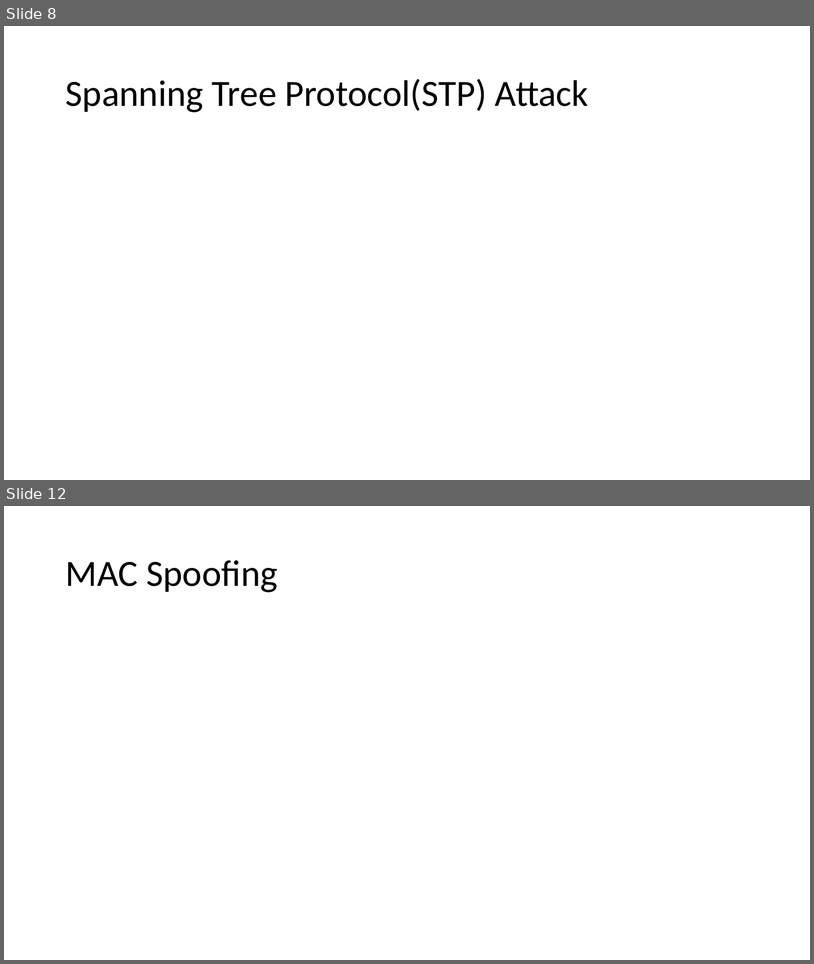
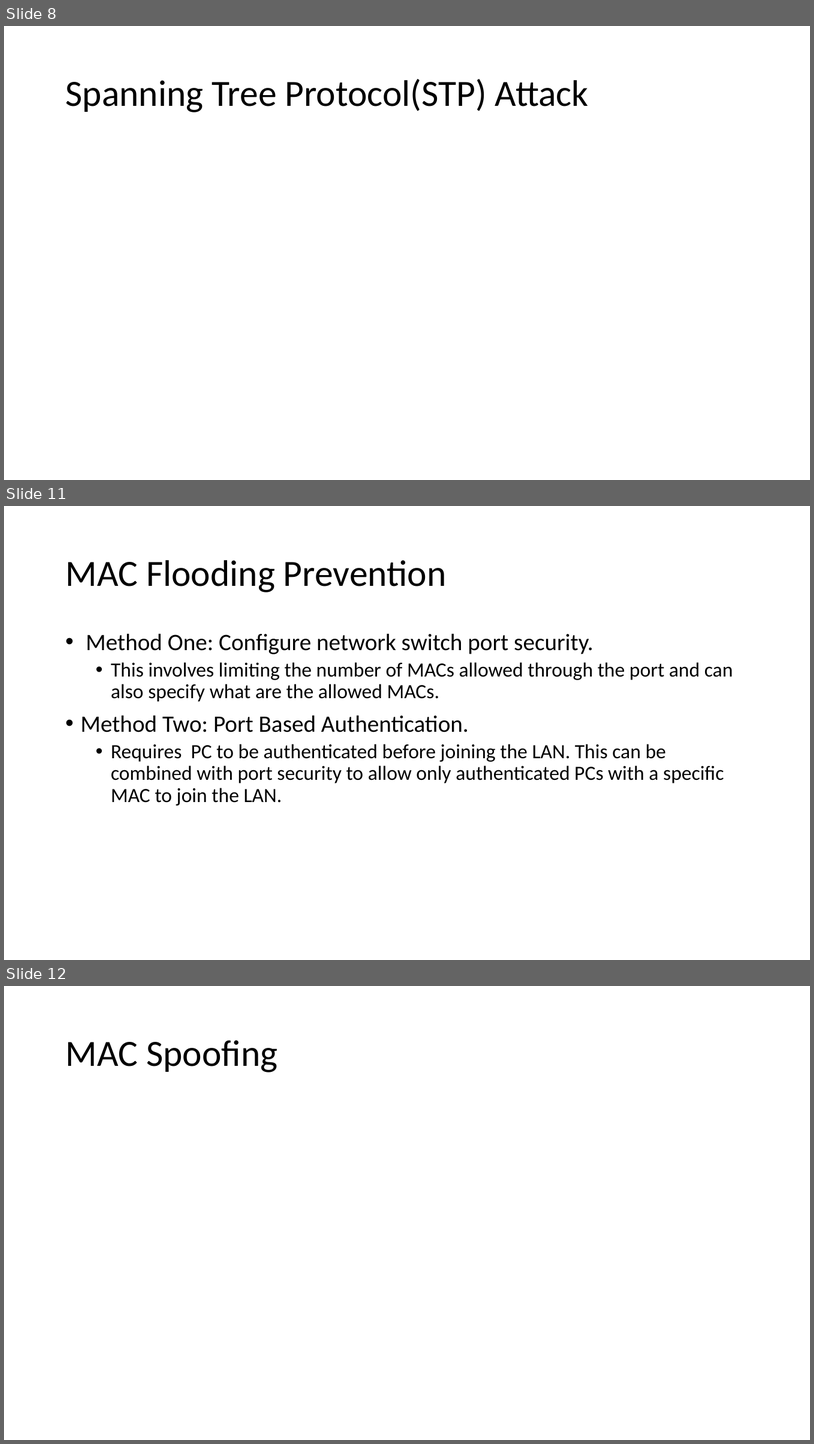
Before and after one commit to ckmurrer/University, a slide deck: Cosc472/Project-03/Network Switching Security.pptx. Shown one above the other, each under a label of ours: slides 8 and 12 before the commit, slides 8, 11 and 12 after it; the slides between them are not shown. The pictures are 814x964 and 814x1444 pixels, drawn with LibreOffice and Linux fonts; fonts in the diff are those of the drawing. Boxes give left, top, right and bottom in pixels: in the first picture for what was removed or moved away, otherwise in the second. Text is boxed around its words. In the diff, an @@ line names an element or a change of style, - is before the commit and + after.

```diff
--- a/Cosc472/Project-03/Network Switching Security.pptx
+++ b/Cosc472/Project-03/Network Switching Security.pptx
@@ slide 11 added at bbox=[4, 506, 810, 960], background #FFFFFF @@
@@ title added at bbox=[65, 560, 447, 592], 44 pt, text #000000 @@
+MAC Flooding Prevention
@@ text added at bbox=[81, 633, 734, 805], 24 pt, text #000000 @@
+• Method One: Configure network switch port security.
+  • This involves limiting the number of MACs allowed through the port and can also specify what are the allowed MACs.
+• Method Two: Port Based Authentication.
+  • Requires PC to be authenticated before joining the LAN. This can be combined with port security to allow only authenticated PCs with a specific MAC to join the LAN.
```
Also in this commit, not shown: 7 slides changed, 3 other slides added, 4 slides removed, 2 other files.
